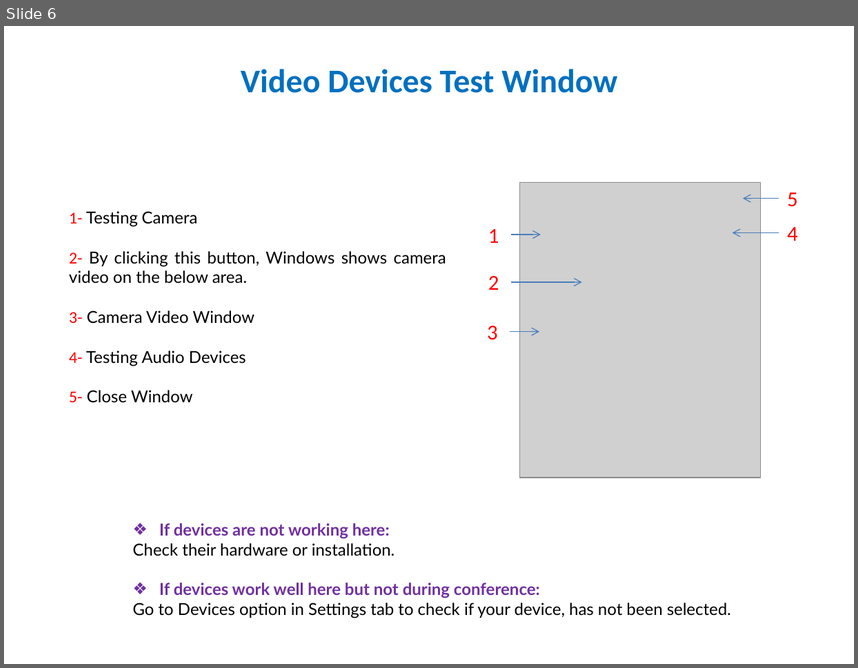
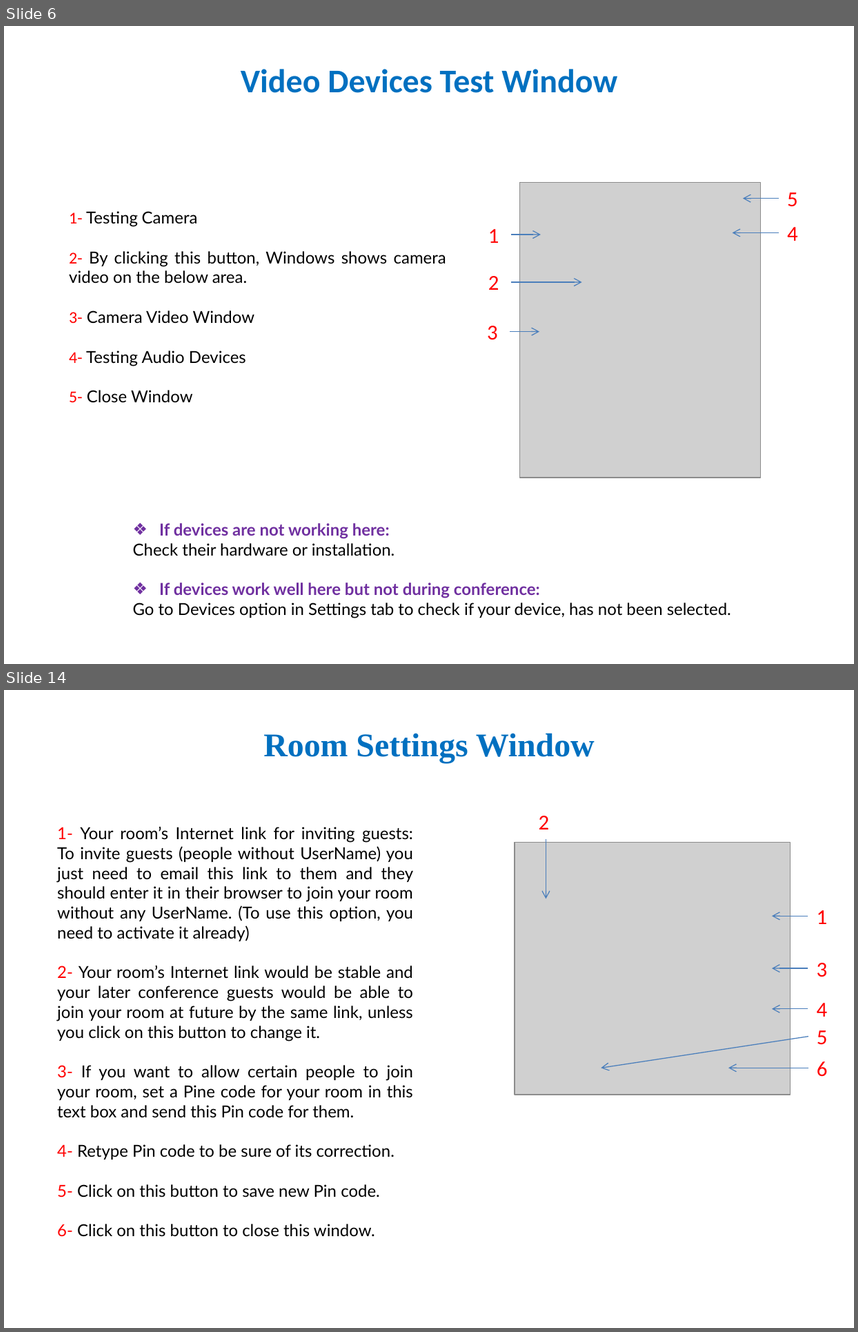
Before and after one commit to e-hashemian/IrancellGuide, a slide deck: ShookaDesktop Guide - English.pptx. Shown one above the other, each under a label of ours: slide 6 before the commit, slides 6 and 14 after it; the slides between them are not shown. The pictures are 858x668 and 858x1332 pixels, drawn with LibreOffice and Linux fonts; fonts in the diff are those of the drawing; grey boxes stand for pictures. Boxes give left, top, right and bottom in pixels: in the first picture for what was removed or moved away, otherwise in the second. Text is boxed around its words. In the diff, an @@ line names an element or a change of style, - is before the commit and + after.

```diff
--- a/ShookaDesktop Guide - English.pptx
+++ b/ShookaDesktop Guide - English.pptx
@@ slide 14 added at box(4, 690, 854, 1328), background #FFFFFF @@
@@ title added at box(263, 733, 595, 762), 28 pt, text #0070C0, bold @@
+Room Settings Window
@@ text added at box(57, 827, 414, 1236), 14 pt, text #000000 @@
+1- Your room’s Internet link for inviting guests: To invite guests (people without UserName) you just need to email this link to them and they should enter it in their browser to join your room without any UserName. (To use this option, you need to activate it already)
+2- Your room’s Internet link would be stable and your later conference guests would be able to join your room at future by the same link, unless you click on this button to change it.
+3- If you want to allow certain people to join your room, set a Pine code for your room in this text box and send this Pin code for them.
+4- Retype Pin code to be sure of its correction.
+5- Click on this button to save new Pin code.
+6- Click on this button to close this window.
@@ text added at box(539, 816, 550, 829), 18 pt, text #FF0000 @@
+2
@@ picture added at box(515, 842, 791, 1094) @@
@@ arrow added from (546, 839) to (546, 898), #4B7EBC 0.75 pt @@
@@ arrow added from (808, 916) to (771, 916), #4B7EBC 0.75 pt @@
@@ text added at box(817, 910, 828, 924), 18 pt, text #FF0000 @@
+1
@@ arrow added from (808, 968) to (771, 968), #4B7EBC 0.75 pt @@
@@ text added at box(817, 963, 828, 977), 18 pt, text #FF0000 @@
+3
@@ arrow added from (808, 1009) to (771, 1009), #4B7EBC 0.75 pt @@
@@ text added at box(817, 1003, 828, 1016), 18 pt, text #FF0000 @@
+4
@@ arrow added from (808, 1036) to (601, 1067), #4B7EBC 0.75 pt @@
@@ text added at box(817, 1030, 828, 1045), 18 pt, text #FF0000 @@
+5
@@ text added at box(817, 1061, 828, 1076), 18 pt, text #FF0000 @@
+6
@@ arrow added from (808, 1067) to (728, 1067), #4B7EBC 0.75 pt @@
```
Also in this commit, not shown: 4 slides changed, 4 other slides added, 5 slides removed, 10 other files.
